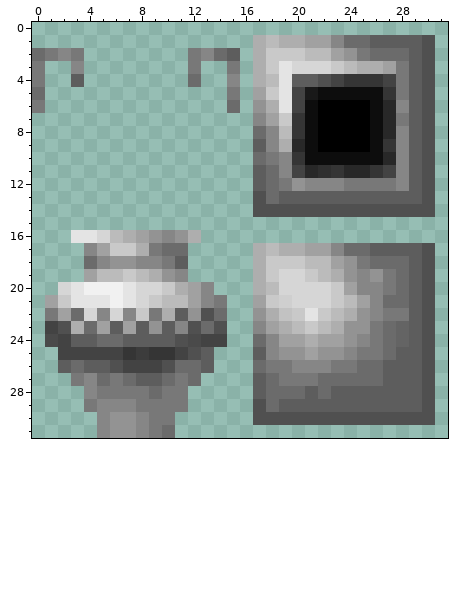
A pixel-art sprite gets an edit: assets/minecraft/textures/3d_item/firework_star/entity/large_vase_2.png. Above: the version before the commit.
The file is 32x32 pixels. Colours within 5 levels of each other are drawn and written as one.
And afterwards:
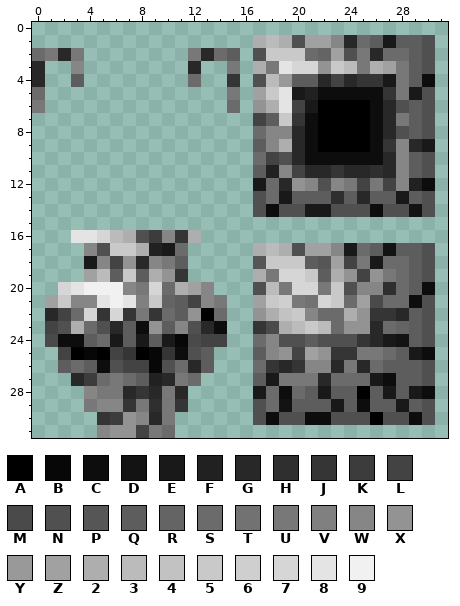
Palette (. is transparent): A #000000  B #070707  C #0d0d0d  D #131313  E #191919  F #212121  G #282828  H #2f2f2f  J #353535  K #3c3c3c  L #434343  M #4a4a4a  N #505050  P #565656  Q #5d5d5d  R #646464  S #6b6b6b  T #727272  U #787878  V #808080  W #868686  X #939393  Y #999999  Z #a1a1a1  2 #aeaeae  3 #bbbbbb  4 #c2c2c2  5 #c9c9c9  6 #cfcfcf  7 #d6d6d6  8 #e4e4e4  9 #f1f1f1
Difference:
@@ x 0..31 @@
  0 ................................
- 1 .................2322ZZWSSQQQQN.
- 2 SUWU........UWSQ.255533ZXUSSSQN.
- 3 U..W........U..U.2587775322ZUQN.
- 4 U..Q........S..W.238QQNLJJJLUQN.
- 5 S..............U.Z58LECCCCCJUQN.
- 6 U..............S.X28LCAAAACGWQN.
- 7 .................WZ5JCAAAACGUQN.
- 8 .................SW3JCAAAACGWQN.
- 9 .................QW2GCAAAACJWQN.
-10 .................SUWJCCCCCCGWQN.
-11 .................QSWLGHJGGJLWQN.
-12 .................QSUXWWWUUUUWQN.
-13 .................NSQQQQQQQQQQQN.
-14 .................NNNNNNNNNNNNNN.
+ 1 .................232NZZWGSQEQQN.
+ 2 SUGU........UGSQ.N555SRZNUGSSQN.
+ 3 G..W........G..U.2U877X53U2ZUQN.
+ 4 G..Q........S..J.N3YQQGLGJJEUQC.
+ 5 S..............U.Z58EFCCCCCJUEN.
+ 6 U..............S.X28LEAAAACGNQN.
+ 7 .................LQ5JCAAAACGUQN.
+ 8 .................SWWGCAAAACGNQN.
+ 9 .................QW2GCAAAACJWGE.
+10 .................SLNGCCCCCCGWQN.
+11 .................QFWLGGJGGHGWQN.
+12 .................ESGXWNWULULWFC.
+13 .................NSEQQQHQGQQEQN.
+14 .................NCNNEENNNCNNDN.
 15 ................................
-16 ...88732ZXWX2...................
-17 ....WZ552USS.....2322ZZWSSQQQQN.
-18 ....SWXXWWUQ.....255533ZXUSSSQN.
-19 ....Z33532XW.....2577532XWXUSQN.
-20 ..7899987752ZW...2377775ZWWUSQN.
-21 .Z5888987533ZWU..Z5677753ZWSSQN.
-22 .UZS7W7W5U2QXNS..X2458532XWUUQN.
-23 .LN2SZQZQXQWNSN..WZ23532XXUSRQN.
-24 .MLQQSSQQQQNMLL..SWZZ2ZZXWUSRQN.
-25 ..LLLLLJKJJLNQ...QWXXZXXWUUSQQN.
-26 ..QSQQNLLLNSSQ...SUUWWWUUSSQQQN.
-27 ...UWSUSQQSUS....QSUUUSSSSSQQQN.
-28 ....WUUUUSUU.....QSSSQSQQQQQQQN.
-29 ....UWWWUUUU.....NSQQQQQQQQQQQN.
-30 .....WXXWUU......NNNNNNNNNNNNNN.
-31 .....WXXWUS.....................
+16 ...88732NKWJ2...................
+17 ....WN552FES.....232NZZWESQDQQN.
+18 ....EWLXGWUQ.....P555QPZLUESSQN.
+19 ....Z3Q5Q2XJ.....2U775Q2XLXUSQN.
+20 ..78999WU7S2ZW...N3U77U5NWWHSQC.
+21 .Z5WW898V5RQLWU..Z56UT75SZMSSCN.
+22 .GLS7J7JUJSQXAS..X245WSS2XJJGQN.
+23 .LN2SNGQCXQWNGC..JM2353SXXGSRQN.
+24 .MCCQSEQEQEBMLL..SWNNQNNNJGEDQN.
+25 ..LABALJABJCNQ...QWXLZXJJUUSQEC.
+26 ..QSQCNLLBNSGQ...SJGJWWGUGSQQQN.
+27 ...GKSUSQFGUS....QEUUUGSSSECQQN.
+28 ....WUUGJGUG.....ESCSQEQQAQEQEC.
+29 ....UWWJUHUJ.....NSDQQQEQCQQEQN.
+30 .....JKXWGU......NCNNCCNNNANNCN.
+31 .....WXXLUS.....................
Pixel boxes of the changes (left, top, right, bottom) in both pictures:
changed: (32, 35, 435, 438)
